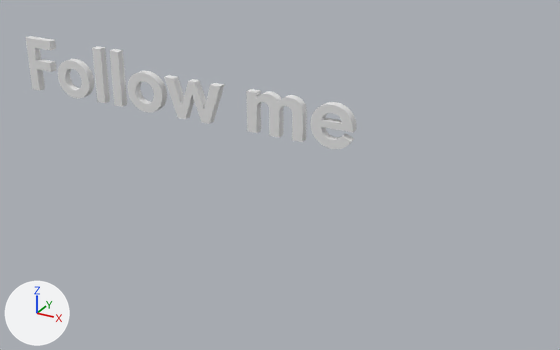
The OBJ model assets/Follow.obj: old version first, new version second.
Before and after are seen from a camera (50 mm lens) standing at (1672.0, -1533.0, 669.0) and looking at (788.0, 75.0, -135.0). The axes (+X, +Y, +Z) are drawn at lower left. The lights are the same throughout. Where no turn or scale is listed for an object, it has been applied to the vertices.

The first picture shows 'Text'.
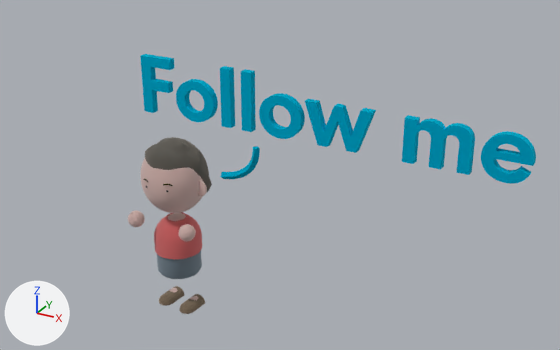
Changed parts and their boxes [x1, y1, x2, y2] in the pictures (560 x 350 px; the box of a moved part takes in the faces that stretch with it):
'Text', recoloured, surface changed, reshaped (grey to cyan, 23% wider, 129% taller)
    before: [25, 36, 357, 149]
    after: [128, 54, 536, 314]
part 1 of me_text, moved or reshaped
    before: [25, 36, 56, 91]
    after: [140, 54, 174, 113]
part 2 of me_text, moved or reshaped
    before: [127, 71, 167, 113]
    after: [176, 79, 218, 122]
part 3 of me_text, moved or reshaped
    before: [110, 49, 127, 107]
    after: [220, 66, 235, 128]
part 4 of me_text, moved or reshaped
    before: [92, 46, 110, 103]
    after: [241, 69, 256, 132]
part 5 of me_text, moved or reshaped
    before: [58, 59, 94, 99]
    after: [259, 93, 305, 139]
part 6 of me_text, moved or reshaped
    before: [164, 75, 225, 124]
    after: [305, 99, 376, 153]
part 7 of me_text, moved or reshaped
    before: [246, 89, 307, 142]
    after: [402, 115, 475, 175]
part 8 of me_text, moved or reshaped
    before: [310, 102, 357, 149]
    after: [481, 131, 536, 184]
part 9 of me_text, added (brown)
    after: [141, 158, 203, 213]
part 10 of me_text, added
    after: [128, 211, 145, 227]
part 11 of me_text, added
    after: [178, 224, 196, 241]
part 12 of me_text, added
    after: [143, 137, 260, 314]

Diff of the bpy script that builds the scene:
```diff
--- a/assets/Follow.obj.py
+++ b/assets/Follow.obj.py
@@ mat_mat @@
 mat_mat = principled_material('Mat')
-mat_mat.base_color = (0.8, 0.8, 0.8)  # white #e7e7e7
+mat_mat.base_color = (0.0, 0.604, 0.78)  # cyan #00cce5
 mat_mat.roughness = 1.0
+mat_mat.metallic = 1.0
@@ me_text @@
-me_text.from_pydata(...)  # 1090 vertices, 963 faces; spans x 20.0..1018.0, y 0.0..20.0, z -2.0..150.0
+me_text.from_pydata(...)  # 5650 vertices, 5839 faces; spans x 392.0..1420.0, y -96.0..98.0, z -568.0..150.0
+# me_text part 1: the loose piece of 20 vertices spanning x 20.0..110.0, y 0.0..20.0, z 0.0..150.0 is moved by (402.0, 0.0, 0.0)
+# me_text part 2: the loose piece of 270 vertices spanning x 370.0..483.0, y 0.0..20.0, z -2.0..105.0 is moved by (157.0, 0.0, 0.0)
+# me_text part 3: the loose piece of 8 vertices spanning x 320.0..348.0, y 0.0..20.0, z 0.0..150.0 is moved by (343.0, 0.0, 0.0)
+# me_text part 4: the loose piece of 8 vertices spanning x 261.0..288.0, y 0.0..20.0, z 0.0..150.0 is moved by (461.0, 0.0, 0.0)
+# me_text part 5: the loose piece of 270 vertices spanning x 125.0..238.0, y 0.0..20.0, z -2.0..105.0 is moved by (647.0, 0.0, 0.0)
+# me_text part 6: the loose piece of 26 vertices spanning x 492.0..662.0, y 0.0..20.0, z 0.0..103.0 is moved by (402.0, 0.0, 0.0)
+# me_text part 7: the loose piece of 246 vertices spanning x 737.0..890.0, y 0.0..20.0, z 0.0..105.0 is moved by (402.0, 0.0, 0.0)
+# me_text part 8: the loose piece of 242 vertices spanning x 910.0..1018.0, y 0.0..20.0, z -2.0..106.0 is moved by (402.0, 0.0, 0.0)
+# me_text part 9: a new loose piece, a UV sphere (36 segments, 18 rings, poles along z) spanning x 413.0..593.0, y -84.0..95.0, z -273.0..-71.0, in mat_flesh (white #e7d4d0)
+# me_text part 10: a new loose piece, a UV sphere (24 segments, 12 rings, poles along z) spanning x 404.0..448.0, y -96.0..-51.0, z -306.0..-261.0, in mat_flesh (white #e7d4d0)
+# me_text part 11: a new loose piece, a UV sphere (24 segments, 12 rings, poles along z) spanning x 566.0..611.0, y -90.0..-46.0, z -310.0..-265.0, in mat_flesh (white #e7d4d0)
+# me_text part 12: 3050 vertices added at x 392.0..765.0, y -85.0..98.0, z -568.0..-43.0
 me_text.materials.append(mat_mat)
+me_text.materials.append(mat_schoenen)  # beige #aa9a85
+me_text.materials.append(mat_flesh)  # white #e7d4d0
+me_text.materials.append(mat_eyes)  # black #303030
+me_text.materials.append(mat_zwart_haar)  # brown #615326
+me_text.materials.append(mat_baard)  # grey #8e8981
+me_text.materials.append(mat_clothes2)  # grey #9eacb6
+me_text.materials.append(mat_rode_jas)  # pink #e79494
```
